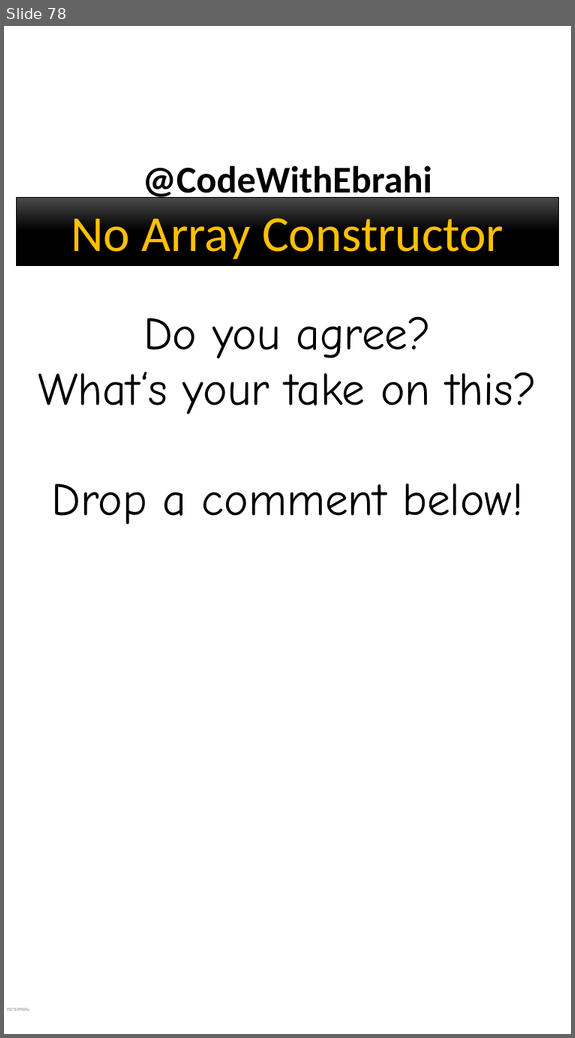
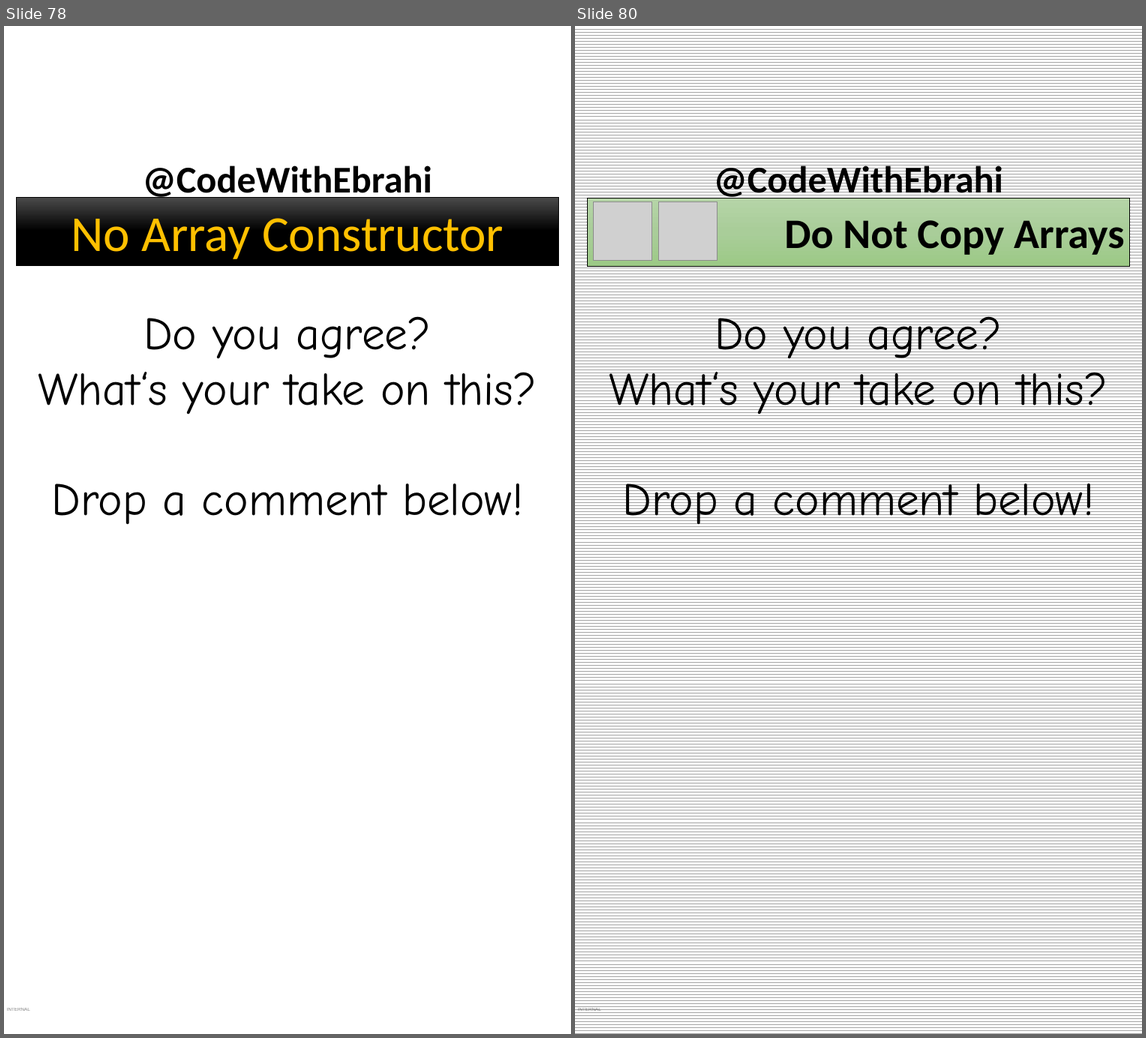
Before and after one commit to ebrahimsalehi1/python_codes, a slide deck: assets/images.pptx. Shown side by side, each under a label of ours: slide 78 before the commit, slides 78 and 80 after it; the slides between them are not shown. The pictures are 575x1038 and 1146x1038 pixels, drawn with LibreOffice and Linux fonts; fonts in the diff are those of the drawing; grey boxes stand for pictures; background and template pictures are left out. Boxes give left, top, right and bottom in pixels: in the first picture for what was removed or moved away, otherwise in the second. Text is boxed around its words. In the diff, an @@ line names an element or a change of style, - is before the commit and + after.

Commit message:
feat: added generators+do not copy arrays

```diff
--- a/assets/images.pptx
+++ b/assets/images.pptx
@@ slide 80 added at [575,26,1142,1034], background pattern #A5A5A5 on #FFFFFF; not listed: 2 template elements that a slide beside it also shows @@
@@ rectangle added at [587,198,1129,266], fill gradient #B5D5A7 to #AACE9A to #9CC987, outline #000000 0.5 pt, 60 pt, text #000000, bold @@
+Do Not Copy Arrays
@@ picture added at [594,202,652,260] @@
@@ picture added at [658,202,717,260] @@
@@ text added at [609,310,1107,530], 66 pt, text #000000 @@
+Do you agree?
+What‘s your take on this?
+Drop a comment below!
```
Also in this commit, not shown: 6 other slides added, 21 other files.
